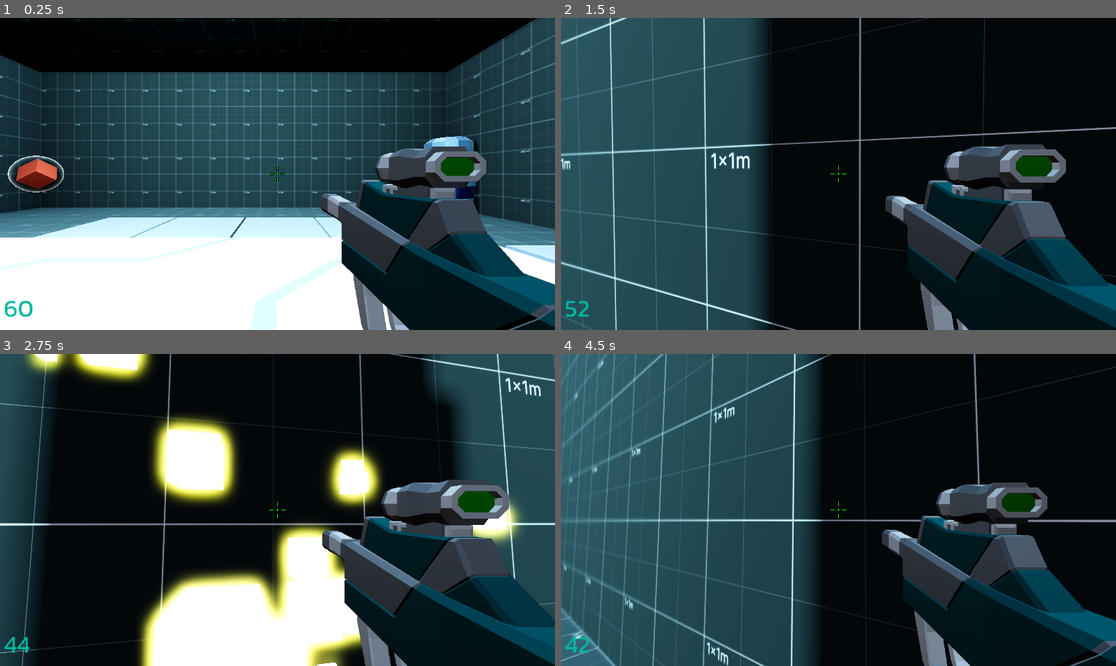
Above: before the commit, frames 1-4 (two rows, left to right).
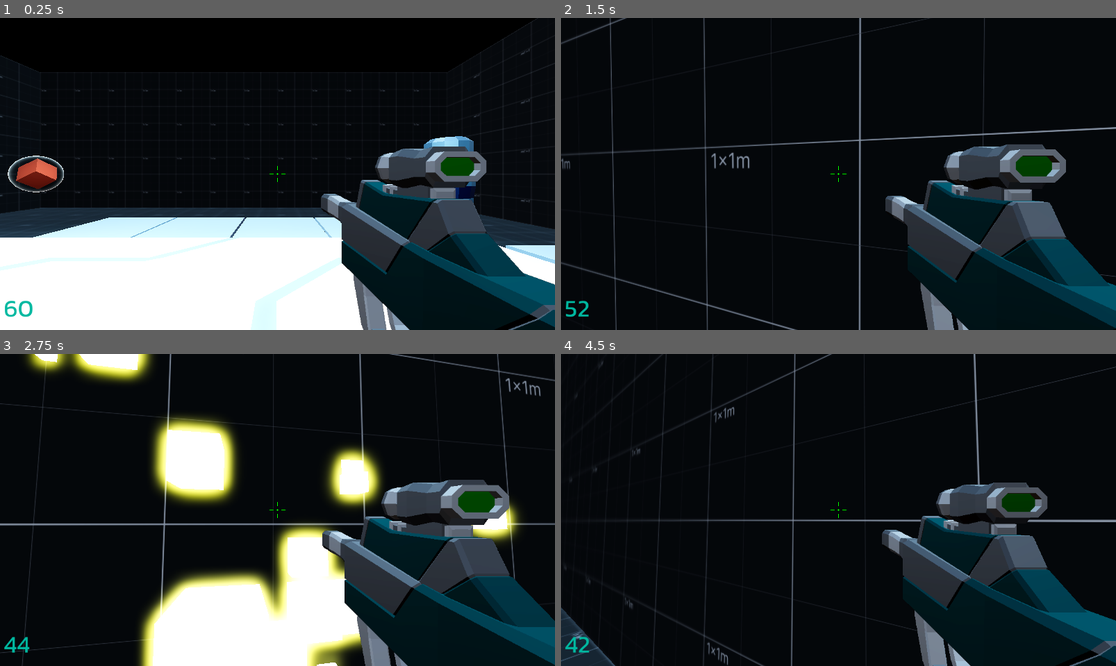
Above: after the commit, the same moments.

Repository: filipemanuelofs/curso-complete-godot-3d-udemy
Game: Godot game, scene res://Level/Main.tscn
The game is run twice, just before and just after one commit, with the same random seed, the same clock (stepped at 60 frames per second) and the same inputs.
Inputs (mouse positions are in pixels of both pictures, inside the frame that each line leads up to):
- Up to frame 1 (0.25 s): no input
- Up to frame 2 (1.5 s): move the mouse to (866, 174) at 0.52 s; press the mouse at (866, 174) at 0.53 s; hold W (move_forward) from 0.53 s (still down); tap Space (jump) at 0.77 s; move the mouse to (810, 174) at 1.27 s; release the mouse at (810, 174) at 1.28 s; right-click (810, 174) at 1.35 s
- Up to frame 3 (2.75 s): keep holding W (move_forward); tap Space (jump) at 1.52 s; click (249, 510) at 1.55 s; move the mouse to (288, 503) at 2.02 s; press the mouse at (288, 503) at 2.03 s
- Up to frame 4 (4.5 s): keep holding W (move_forward); move the mouse to (832, 516) at 2.77 s; release the mouse at (832, 516) at 2.78 s; tap Mouse wheel down (last_weapon) at 2.85 s; tap Space (jump) at 3.02, 3.77 s; click (832, 516) at 3.05 s; move the mouse to (877, 513) at 3.52 s; hold Mouse wheel up (next_weapon) 3.53-4.28 s; click (877, 513) at 3.8 s; move the mouse to (794, 506) at 4.27 s; tap 1 (weapon_1) at 4.35 s

The runs differ from the first frame. In frame 1, 44% of the frame differs, in the area x 0-100%, y 0-74%; in frame 2, 37%; in frame 3, 19%; in frame 4, 46%, in the area x 0-48%, y 0-100%.

Commit message:
fixing the lighting and making crosshair red when the enemy is in sight

Diff:
--- a/robo-rampage/Level/Main.tscn
+++ b/robo-rampage/Level/Main.tscn
@@ -475,7 +475,7 @@
 omni_attenuation = 0.25
 
 [node name="Light4" parent="Decoration/Ceiling" instance=ExtResource("11_i2qfc")]
-transform = Transform3D(-2, -8.74228e-08, -8.74228e-08, -8.74228e-08, 2, -3.49691e-07, 8.74228e-08, -3.49691e-07, -2, 27.2, 6, 5)
+transform = Transform3D(1.74846e-07, -3.49691e-07, -2, -8.74228e-08, 2, -3.49691e-07, 2, 8.74228e-08, 1.74846e-07, 27.2, 6, -11)
 
 [node name="OmniLight3D" type="OmniLight3D" parent="Decoration/Ceiling/Light4"]
 transform = Transform3D(1, 4.37114e-08, 1.91069e-15, 0, -4.37114e-08, 1, 4.37114e-08, -1, -4.37114e-08, 0, -0.15, 0)
--- a/robo-rampage/Pickups/pickup.gd
+++ b/robo-rampage/Pickups/pickup.gd
@@ -1,7 +1,7 @@
 extends Area3D
 
 
-@export var ammo_type: AmmoHandler.ammo_type
+@export var ammo_type: AmmoHandler.AMMO_TYPE
 @export var amount: int = 20
 
 @onready var animation_player: AnimationPlayer = $AnimationPlayer
--- a/robo-rampage/Player/Player.tscn
+++ b/robo-rampage/Player/Player.tscn
@@ -149,6 +149,7 @@
 mouse_filter = 2
 
 [node name="Crosshair" type="Control" parent="CenterContainer"]
+unique_name_in_owner = true
 layout_mode = 2
 script = ExtResource("3_mb337")
 
--- a/robo-rampage/Player/ammo_handler.gd
+++ b/robo-rampage/Player/ammo_handler.gd
@@ -3,28 +3,28 @@
 
 @export var ammo_label: Label
 
-enum ammo_type {
+enum AMMO_TYPE {
 	BULLET,
 	SMALL_BULLET
 }
 
 var storage := {
-	ammo_type.BULLET: 10,
-	ammo_type.SMALL_BULLET: 60
+	AMMO_TYPE.BULLET: 10,
+	AMMO_TYPE.SMALL_BULLET: 60
 }
 
-func has_ammo(type: ammo_type) -> bool:
-	return storage[type] > 0
+func has_ammo(_ammo_type: AMMO_TYPE) -> bool:
+	return storage[_ammo_type] > 0
 
-func use_ammo(type: ammo_type) -> void:
-	if has_ammo(type):
-		storage[type] -= 1
-		update_ammo_label(type)
+func use_ammo(_ammo_type: AMMO_TYPE) -> void:
+	if has_ammo(_ammo_type):
+		storage[_ammo_type] -= 1
+		update_ammo_label(_ammo_type)
 
-func update_ammo_label(type: ammo_type) -> void:
-	ammo_label.text = str(storage[type])
+func update_ammo_label(_ammo_type: AMMO_TYPE) -> void:
+	ammo_label.text = str(storage[_ammo_type])
 
-func add_ammo(type: ammo_type, amount: int, update_label: bool) -> void:
-	storage[type] += amount
-	if update_label:
-		update_ammo_label(type)
+func add_ammo(_ammo_type: AMMO_TYPE, _amount: int, _update_label: bool) -> void:
+	storage[_ammo_type] += _amount
+	if _update_label:
+		update_ammo_label(_ammo_type)
--- a/robo-rampage/Player/crosshair.gd
+++ b/robo-rampage/Player/crosshair.gd
@@ -1,7 +1,14 @@
 extends Control
 
+var _is_target_enemy := false: get = is_target_enemy, set = set_target_enemy
 
 func _draw() -> void:
+	if _is_target_enemy:
+		draw_red_crosshair()
+	else:
+		draw_green_crosshair()
+
+func draw_green_crosshair() -> void:
 	# Ponto central, mira
 	draw_circle(Vector2.ZERO, 3, Color.BLACK)
 	draw_circle(Vector2.ZERO, 2, Color.GREEN)
@@ -18,3 +25,29 @@
 
 	draw_line(Vector2(0, -7), Vector2(0, -17), Color.BLACK, 3) # Sombra
 	draw_line(Vector2(0, -8), Vector2(0, -16), Color.GREEN, 1)
+
+func draw_red_crosshair() -> void:
+	# Ponto central, mira
+	draw_circle(Vector2.ZERO, 3, Color.BLACK)
+	draw_circle(Vector2.ZERO, 2, Color.ORANGE_RED)
+
+	# Linhas
+	draw_line(Vector2(7, 0), Vector2(17, 0), Color.BLACK, 3) # Sombra
+	draw_line(Vector2(8, 0), Vector2(16, 0), Color.ORANGE_RED, 1)
+
+	draw_line(Vector2(-7, 0), Vector2(-17, 0), Color.BLACK, 3) # Sombra
+	draw_line(Vector2(-8, 0), Vector2(-16, 0), Color.ORANGE_RED, 1)
+
+	draw_line(Vector2(0, 7), Vector2(0, 17), Color.BLACK, 3) # Sombra
+	draw_line(Vector2(0, 8), Vector2(0, 16), Color.ORANGE_RED, 1)
+
+	draw_line(Vector2(0, -7), Vector2(0, -17), Color.BLACK, 3) # Sombra
+	draw_line(Vector2(0, -8), Vector2(0, -16), Color.ORANGE_RED, 1)
+
+
+func is_target_enemy() -> bool:
+	return _is_target_enemy
+
+func set_target_enemy(value: bool) -> void:
+	_is_target_enemy = value
+	queue_redraw()
--- a/robo-rampage/Weapons/hitscan_weapon.gd
+++ b/robo-rampage/Weapons/hitscan_weapon.gd
@@ -9,11 +9,12 @@
 @export var sparks: PackedScene
 @export var is_automatic: bool
 @export var ammo_handler: AmmoHandler
-@export var ammo_type: AmmoHandler.ammo_type
+@export var ammo_type: AmmoHandler.AMMO_TYPE
 
 @onready var cooldown_timer: Timer = $CooldownTimer
 @onready var weapon_position := weapon_mesh.position
 @onready var ray_cast_3d: RayCast3D = $RayCast3D
+@onready var crosshair: Control = %Crosshair
 
 var lerp_speed := 10.0
 @export var is_weapon_equipped := false
@@ -31,6 +32,11 @@
 
 	weapon_mesh.position = weapon_mesh.position.lerp(weapon_position, delta * lerp_speed)
 
+	if is_enemy_collider():
+		crosshair.set_target_enemy(true)
+	else:
+		crosshair.set_target_enemy(false)
+
 func shoot() -> void:
 	if ammo_handler.has_ammo(ammo_type):
 		ammo_handler.use_ammo(ammo_type)
@@ -39,9 +45,13 @@
 		weapon_mesh.position.z += recoil
 
 		var collider := ray_cast_3d.get_collider()
+
 		if ray_cast_3d.is_colliding():
 			var spark := sparks.instantiate()
 			add_child(spark)
 			spark.global_position = ray_cast_3d.get_collision_point()
-			if collider is Enemy:
+			if is_enemy_collider():
 				collider.health -= weapon_damage
+
+func is_enemy_collider() -> bool:
+	return ray_cast_3d.get_collider() is Enemy
